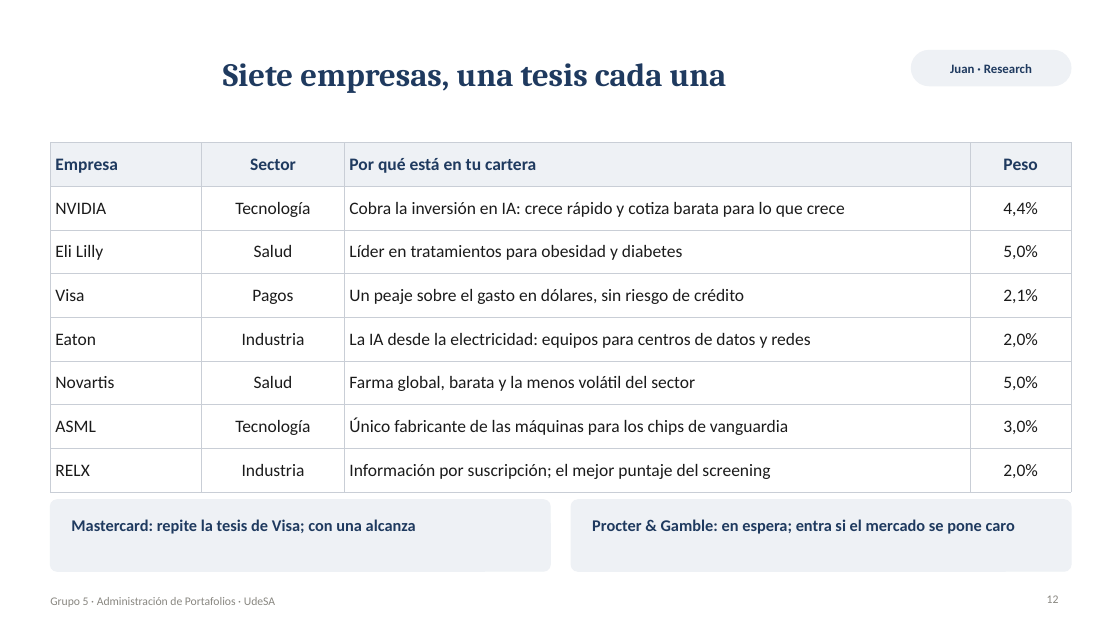
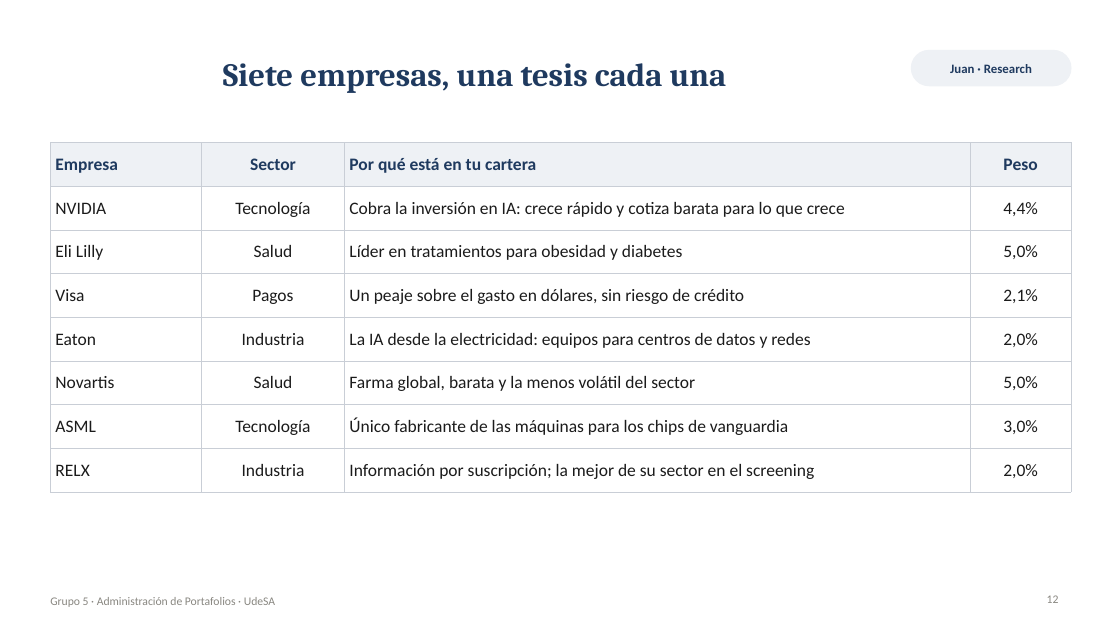
Before and after one commit to juan-albamonte/tp-portafolios-grupo5, a slide deck: slide 12 of docs/entregables/deck.pptx. Drawn at 1120x630 pixels with LibreOffice and Linux fonts; fonts in the diff are those of the drawing. Boxes give left, top, right and bottom in pixels: in the first picture for what was removed or moved away, otherwise in the second. Text is boxed around its words. In the diff, an @@ line names an element or a change of style, - is before the commit and + after.

```diff
--- a/docs/entregables/deck.pptx
+++ b/docs/entregables/deck.pptx
@@ table at (50,143,1071,483) @@
-row 8, column 3: Información por suscripción; el mejor puntaje del screening
+row 8, column 3: Información por suscripción; la mejor de su sector en el screening
@@ rounded rectangle removed at (50,500,550,571) @@
@@ rounded rectangle removed at (571,500,1071,571) @@
@@ text removed at (71,519,416,534) @@
-Mastercard: repite la tesis de Visa; con una alcanza
@@ text removed at (592,519,1015,534) @@
-Procter & Gamble: en espera; entra si el mercado se pone caro
```
Also in this commit, not shown: 3 other slides changed, 7 other files.
